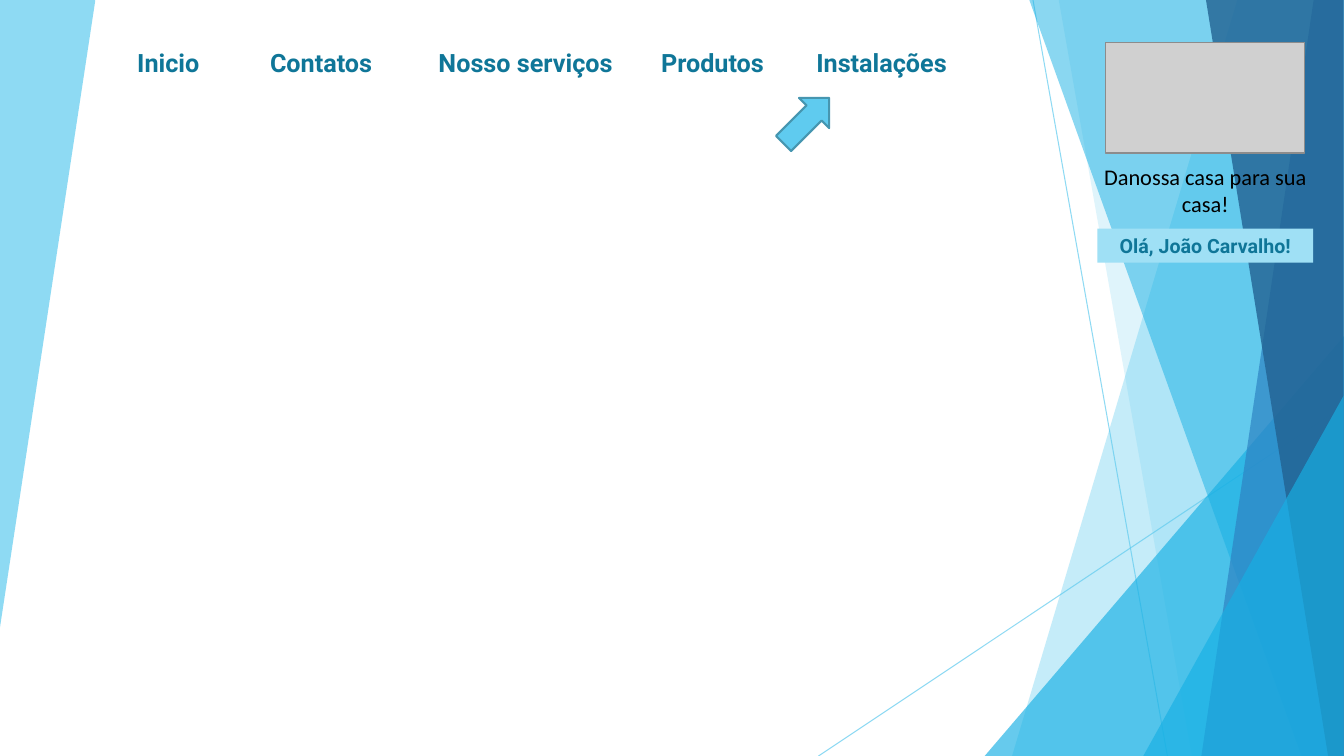
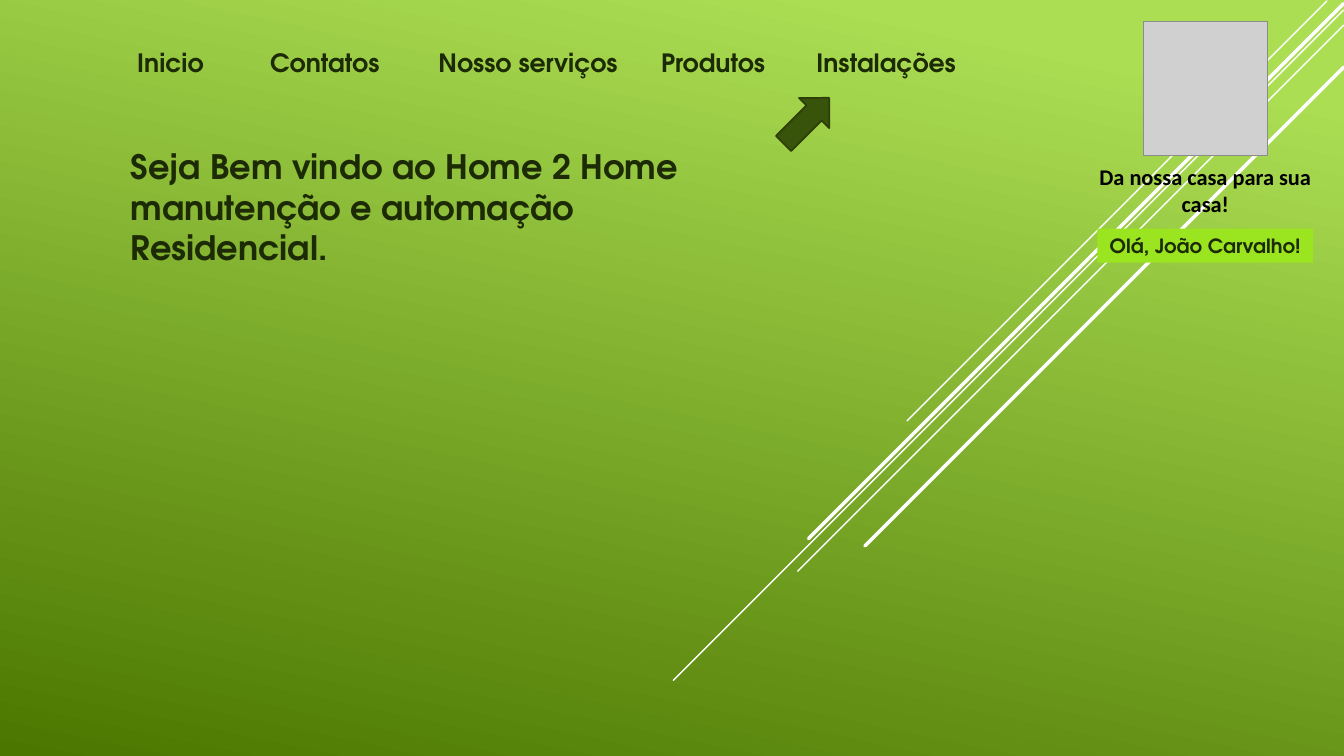
Before and after one commit to JVictor94/projeto, a slide deck: slide 13 of Projeto Automação Prototipo.pptx. Drawn at 1344x756 pixels with LibreOffice and Linux fonts; fonts in the diff are those of the drawing; grey boxes stand for pictures. Boxes give left, top, right and bottom in pixels: in the first picture for what was removed or moved away, otherwise in the second. Text is boxed around its words. In the diff, an @@ line names an element or a change of style, - is before the commit and + after.

```diff
--- a/Projeto Automação Prototipo.pptx
+++ b/Projeto Automação Prototipo.pptx
@@ background #FFFFFF to gradient #ACDF55 to #4C7800 @@
@@ line added from (1344, 10) to (674, 681), #FFFFFF 1 pt @@
@@ line added from (1344, 25) to (798, 572), #FFFFFF 1 pt @@
@@ line added from (1344, 4) to (809, 538), #FFFFFF 2.5 pt @@
@@ line added from (1327, 1) to (907, 421), #FFFFFF 1 pt @@
@@ picture resized from (x1=1106, y1=42, x2=1306, y2=153) to (x1=1143, y1=21, x2=1267, y2=155) @@
@@ font Roboto to TeX Gyre Adventor, text colour #0F7698 to #1C2A05 in 5 elements at (x1=137, y1=52, x2=203, y2=73), (x1=270, y1=53, x2=379, y2=73), (x1=438, y1=52, x2=618, y2=79), (x1=661, y1=53, x2=765, y2=73), (x1=816, y1=52, x2=956, y2=79) @@
@@ right arrow at (x1=769, y1=83, x2=844, y2=159): fill #5FCBEF to #38540A; outline #4696B1 1.5 pt to #2E3E07 1.25 pt @@
@@ line added from (1344, 68) to (865, 546), #FFFFFF 2.5 pt @@
@@ text added at (x1=131, y1=153, x2=677, y2=235), 24 pt, text #1C2A05, bold @@
+Seja Bem vindo ao Home 2 Home manutenção e automação Residencial.
@@ text at (x1=1099, y1=167, x2=1311, y2=218): text changed; bold on @@
-Danossa casa para sua casa!
+Da nossa casa para sua casa!
@@ rectangle "Olá, João Carvalho!" at (x1=1098, y1=229, x2=1314, y2=263): font Roboto to TeX Gyre Adventor, text colour #0F7698 to #1C2A05; fill #9FE0F5 to #9AE420 @@
@@ group removed at (x1=0, y1=0, x2=1344, y2=756): 6 freeform shapes, 2 lines, 2 triangles @@
```
Also in this commit, not shown: 13 other slides changed, 9 slides added, 1 slide removed, 7 other files.
